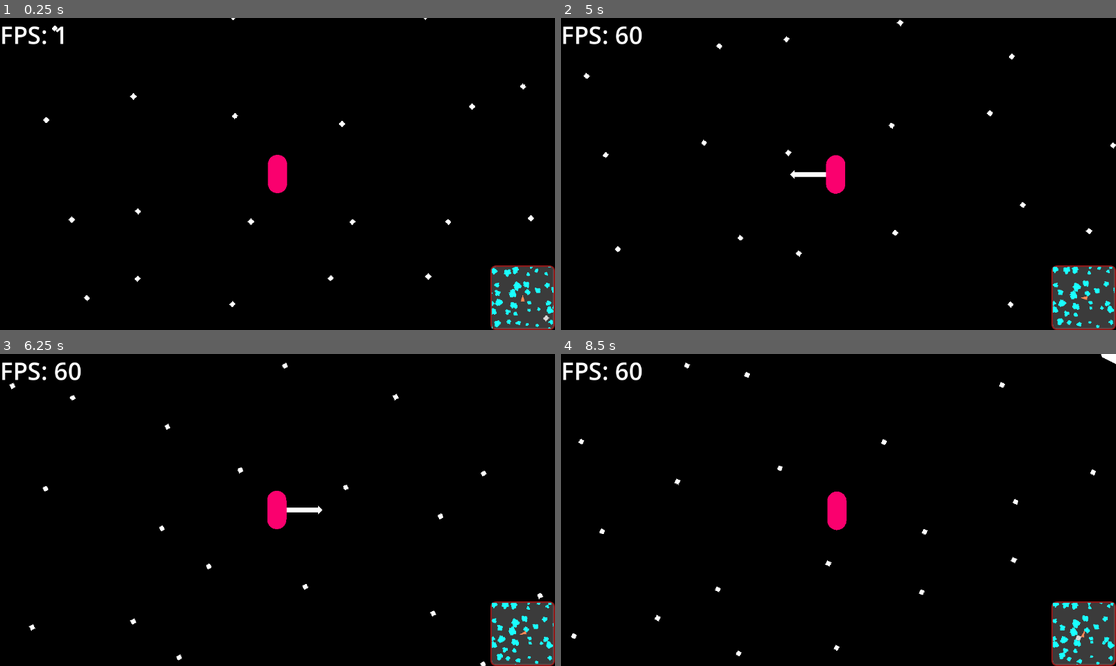
Above: before the commit, frames 1-4 (two rows, left to right).
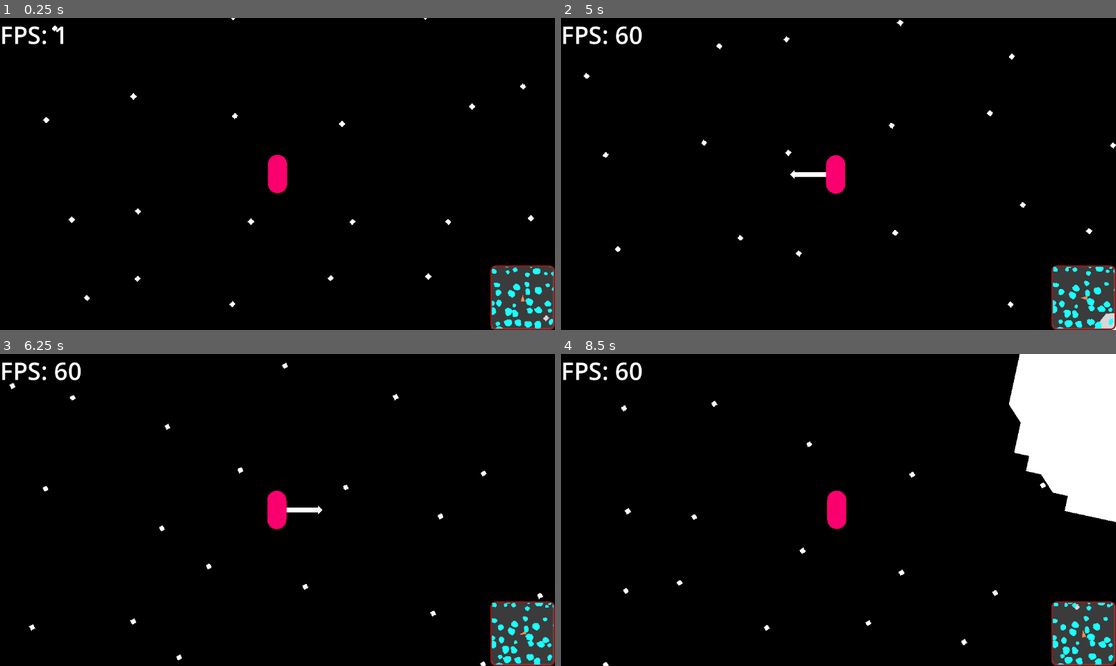
Above: after the commit, the same moments.

Repository: coolspacegame/game
Game: Godot game, scene res://node_2d.tscn
The game is run twice, just before and just after one commit, with the same random seed, the same clock (stepped at 60 frames per second) and the same inputs.
Inputs (mouse positions are in pixels of both pictures, inside the frame that each line leads up to):
- Up to frame 1 (0.25 s): no input
- Up to frame 2 (5 s): tap Enter at 0.5 s; move the mouse to (960, 158) at 0.52 s; hold D (skelly_input_action_right) 0.53-1.28 s; click (960, 158) at 0.6 s; tap Space (skelly_input_action_jump) at 0.77, 1.52, 3.02, 3.77, 4.52 s; move the mouse to (727, 189) at 1.27 s; hold S (skelly_input_action_backward) 1.28-2.03 s; right-click (727, 189) at 1.35 s; move the mouse to (894, 105) at 2.02 s; hold D (skelly_input_action_right) 2.03-2.78 s; tap E (skelly_input_action_2) at 2.1 s; move the mouse to (810, 236) at 2.77 s; hold W (skelly_input_action_forward) 2.78-3.53 s; tap I (skelly_input_action_3) at 2.85 s; move the mouse to (1005, 220) at 3.52 s; hold A (skelly_input_action_left) from 3.53 s (still down); click (1005, 220) at 3.6 s; move the mouse to (672, 127) at 4.27 s; right-click (672, 127) at 4.35 s
- Up to frame 3 (6.25 s): move the mouse to (305, 510) at 5.02 s; release A (skelly_input_action_left) at 5.03 s; hold S (skelly_input_action_backward) 5.03-5.78 s; tap E (skelly_input_action_2) at 5.1 s; move the mouse to (194, 432) at 5.77 s; hold D (skelly_input_action_right) from 5.78 s (still down); tap I (skelly_input_action_3) at 5.85 s; tap Space (skelly_input_action_jump) at 6.02 s
- Up to frame 4 (8.5 s): move the mouse to (960, 494) at 6.52 s; release D (skelly_input_action_right) at 6.53 s; hold W (skelly_input_action_forward) 6.53-7.28 s; click (960, 494) at 6.6 s; tap Space (skelly_input_action_jump) at 6.77, 7.52 s; move the mouse to (727, 525) at 7.27 s; hold D (skelly_input_action_right) 7.28-8.03 s; right-click (727, 525) at 7.35 s; move the mouse to (894, 441) at 8.02 s; hold S (skelly_input_action_backward) from 8.03 s (still down); tap E (skelly_input_action_2) at 8.1 s

The runs differ from the first frame. In frame 1, 0.5% of the frame differs, in the area x 88-100%, y 79-100%; in frame 2, 0.5%; in frame 3, 0.4%; in frame 4, 9.2%, in the area x 1-100%, y 0-100%.

Commit message:
abstracted environment generator into new sene

Diff:
--- a/node_2d.tscn
+++ b/node_2d.tscn
@@ -1,20 +1,12 @@
-[gd_scene load_steps=13 format=3 uid="uid://d01ygggpfvijv"]
+[gd_scene load_steps=11 format=3 uid="uid://d01ygggpfvijv"]
 
 [ext_resource type="PackedScene" uid="uid://tbol7ay3fc5a" path="res://scenes/the_character.tscn" id="1_x0ka3"]
 [ext_resource type="Shader" uid="uid://bxtj0hvu04viu" path="res://shaders/bg_shader.tres" id="2_q6r6c"]
 [ext_resource type="Script" uid="uid://dv4vjoges1tfq" path="res://scripts/TheCamera.gd" id="4_rj586"]
 [ext_resource type="PackedScene" uid="uid://cg741qlycoys2" path="res://scenes/the_ui.tscn" id="6_d21ai"]
-[ext_resource type="Script" uid="uid://bf2cimoge6xc1" path="res://scripts/TheEnvironment.gd" id="7_4d7sh"]
+[ext_resource type="PackedScene" uid="uid://hl0a6w7u01ry" path="res://scenes/the_environment.tscn" id="7_d21ai"]
 [ext_resource type="Script" uid="uid://cw2jpbgevioaq" path="res://scripts/Background.gd" id="8_4d7sh"]
 [ext_resource type="Script" uid="uid://d4iai86sp4tm" path="res://scripts/MinimalInputHandler.gd" id="10_ir8iy"]
-
-[sub_resource type="FastNoiseLite" id="FastNoiseLite_d21ai"]
-frequency = 0.02
-fractal_octaves = 2
-fractal_gain = 0.6
-
-[sub_resource type="FastNoiseLite" id="FastNoiseLite_rj586"]
-frequency = 0.0001
 
 [sub_resource type="ShaderMaterial" id="ShaderMaterial_d21ai"]
 shader = ExtResource("2_q6r6c")
@@ -35,10 +27,7 @@
 
 [node name="TheCharacter" parent="." instance=ExtResource("1_x0ka3")]
 
-[node name="TheEnvironment" type="Node2D" parent="."]
-script = ExtResource("7_4d7sh")
-_detail_noise = SubResource("FastNoiseLite_d21ai")
-_size_noise = SubResource("FastNoiseLite_rj586")
+[node name="TheEnvironment" parent="." instance=ExtResource("7_d21ai")]
 
 [node name="Background" type="MeshInstance2D" parent="."]
 light_mask = 0
--- a/scenes/the_environment.tscn
+++ b/scenes/the_environment.tscn
@@ -1,3 +1,15 @@
-[gd_scene format=3 uid="uid://hl0a6w7u01ry"]
+[gd_scene load_steps=4 format=3 uid="uid://hl0a6w7u01ry"]
+
+[ext_resource type="Script" uid="uid://bf2cimoge6xc1" path="res://scripts/TheEnvironment.gd" id="1_wuav0"]
+
+[sub_resource type="FastNoiseLite" id="FastNoiseLite_wuav0"]
+frequency = 0.005
+fractal_octaves = 3
+
+[sub_resource type="FastNoiseLite" id="FastNoiseLite_k1xs0"]
+fractal_octaves = 3
 
 [node name="TheEnvironment" type="Node2D"]
+script = ExtResource("1_wuav0")
+_detail_noise = SubResource("FastNoiseLite_wuav0")
+_size_noise = SubResource("FastNoiseLite_k1xs0")
--- a/scripts/TheEnvironment.gd
+++ b/scripts/TheEnvironment.gd
@@ -8,8 +8,6 @@
 
 signal asteroid_mesh_created(asteroid_mesh: Mesh)
 signal asteroid_transform_updated(idx: int, transform: Transform2D)
-
-signal asteroid_body_created(body: RigidBody2D)
 
 ## the size of a "chunk", a square region of the environment that is generated as a unit
 const SQUARE_CHUNK_SIZE := 4096
@@ -201,8 +199,6 @@
 		add_child(asteroid)
 		asteroid = get_child(get_child_count() - 1)
 
-		asteroid_body_created.emit(asteroid.rigid_body)
-
 		# Give the new asteroid a small amount of random movement to start with
 		asteroid.rigid_body.apply_central_impulse(100 * (Vector2(_rng.randf(), _rng.randf()) * 2 - Vector2.ONE))
 		asteroid.rigid_body.apply_torque_impulse(100 * (_rng.randf() * 2 - 1))
